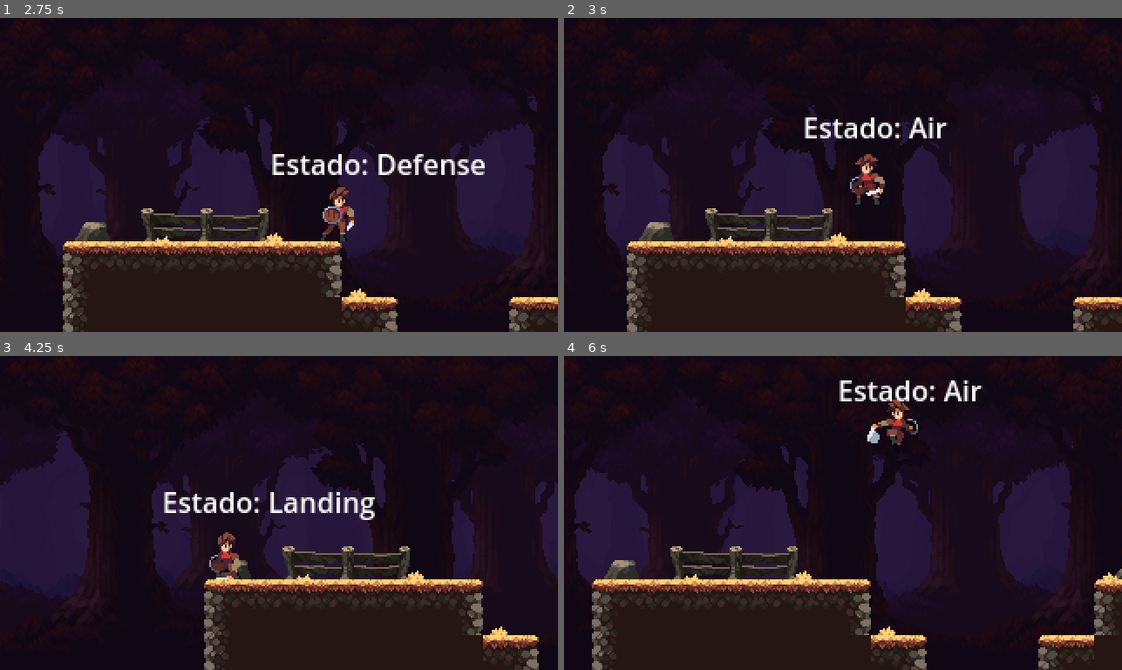
Above: before the commit, frames 1-4 (two rows, left to right).
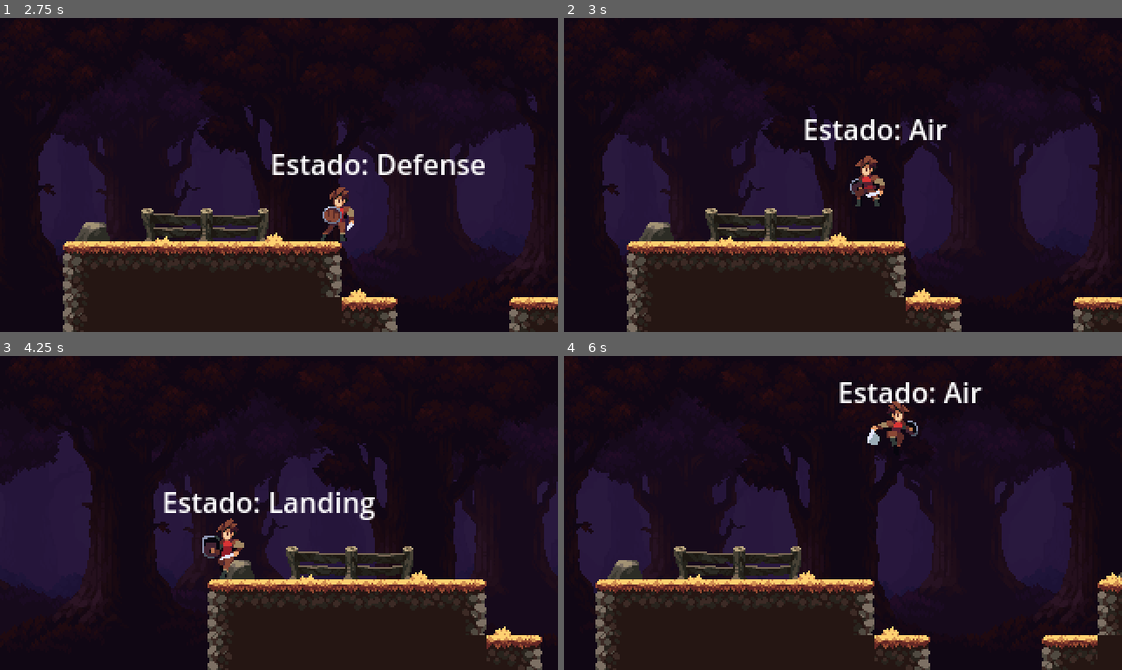
Above: after the commit, the same moments.

Repository: GabrielLuizNasci/DawnForest--Godot4
Game: Godot game, scene res://scenes/management/level.tscn
Same seed, same stepped clock (60 frames per second), same inputs: the game is played once before the commit and once after it. This scene is started directly instead of the project's main scene.
Inputs:
- Up to frame 1 (2.75 s): hold S (agachamento) 0.53-1.28 s; hold Right (direita) 0.53-2.03 s; tap W (salto) at 0.77, 1.07, 1.52, 1.82, 2.3 s; tap Z (ataque) at 0.8, 1.35 s; tap X (defesa) at 1.55 s; hold A (esquerda) from 2.03 s (still down); hold X (defesa) from 2.03 s (still down)
- Up to frame 2 (3 s): keep holding A (esquerda); tap Enter at 2.75 s; release X (defesa) at 2.78 s; tap W (salto) at 2.85 s
- Up to frame 3 (4.25 s): keep holding A (esquerda); tap W (salto) at 3.02, 3.32, 3.77, 4.07 s; tap S (agachamento) at 3.05 s; hold S (agachamento) from 3.53 s (still down); tap Z (ataque) at 3.8 s
- Up to frame 4 (6 s): release A (esquerda) at 4.28 s; release S (agachamento) at 4.28 s; hold Right (direita) from 4.28 s (still down); tap Z (ataque) at 4.35 s; tap W (salto) at 4.52, 4.82, 5.3 s; tap X (defesa) at 4.55 s; hold X (defesa) 5.03-5.78 s; tap S (agachamento) at 5.85 s

Frame 1 is identical in both runs. In frame 2, 1.0% of the frame differs, in the area x 43-69%, y 31-60%; in frame 3, 4.9%; in frame 4, 6.0%, in the area x 1-100%, y 2-100%.

Commit message:
Estado de Agachar implementado

Diff:
--- a/scenes/jogador/personagem.tscn
+++ b/scenes/jogador/personagem.tscn
@@ -10,10 +10,11 @@
 [ext_resource type="Script" path="res://scripts/player/attackState.gd" id="7_tt3ds"]
 [ext_resource type="Script" path="res://scripts/player/defenseState.gd" id="8_bggjg"]
 [ext_resource type="Script" path="res://scripts/player/espada.gd" id="9_1yuin"]
+[ext_resource type="Script" path="res://scripts/player/crouchState.gd" id="9_n8xtv"]
 [ext_resource type="Script" path="res://scripts/player/escudo.gd" id="11_6ms8o"]
 
 [sub_resource type="RectangleShape2D" id="RectangleShape2D_mae5k"]
-size = Vector2(17, 32)
+size = Vector2(17, 25)
 
 [sub_resource type="RectangleShape2D" id="RectangleShape2D_tbcjj"]
 size = Vector2(18, 32)
@@ -115,6 +116,130 @@
 "transitions": PackedFloat32Array(1),
 "update": 1,
 "values": [true]
+}
+tracks/8/type = "value"
+tracks/8/imported = false
+tracks/8/enabled = true
+tracks/8/path = NodePath("CollisionShape2D:shape:size")
+tracks/8/interp = 1
+tracks/8/loop_wrap = true
+tracks/8/keys = {
+"times": PackedFloat32Array(0),
+"transitions": PackedFloat32Array(1),
+"update": 0,
+"values": [Vector2(17, 25)]
+}
+tracks/9/type = "value"
+tracks/9/imported = false
+tracks/9/enabled = true
+tracks/9/path = NodePath("CollisionShape2D:position")
+tracks/9/interp = 1
+tracks/9/loop_wrap = true
+tracks/9/keys = {
+"times": PackedFloat32Array(0),
+"transitions": PackedFloat32Array(1),
+"update": 0,
+"values": [Vector2(-1, 15)]
+}
+tracks/10/type = "value"
+tracks/10/imported = false
+tracks/10/enabled = true
+tracks/10/path = NodePath("CollisionShape2D:shape")
+tracks/10/interp = 1
+tracks/10/loop_wrap = true
+tracks/10/keys = {
+"times": PackedFloat32Array(0),
+"transitions": PackedFloat32Array(1),
+"update": 1,
+"values": [SubResource("RectangleShape2D_mae5k")]
+}
+
+[sub_resource type="Animation" id="Animation_h33qf"]
+resource_name = "agachar"
+length = 0.5
+tracks/0/type = "value"
+tracks/0/imported = false
+tracks/0/enabled = true
+tracks/0/path = NodePath("Sprite2D:texture")
+tracks/0/interp = 1
+tracks/0/loop_wrap = true
+tracks/0/keys = {
+"times": PackedFloat32Array(),
+"transitions": PackedFloat32Array(),
+"update": 1,
+"values": []
+}
+tracks/1/type = "value"
+tracks/1/imported = false
+tracks/1/enabled = true
+tracks/1/path = NodePath("Sprite2D:hframes")
+tracks/1/interp = 1
+tracks/1/loop_wrap = true
+tracks/1/keys = {
+"times": PackedFloat32Array(),
+"transitions": PackedFloat32Array(),
+"update": 1,
+"values": []
+}
+tracks/2/type = "value"
+tracks/2/imported = false
+tracks/2/enabled = true
+tracks/2/path = NodePath("Sprite2D:vframes")
+tracks/2/interp = 1
+tracks/2/loop_wrap = true
+tracks/2/keys = {
+"times": PackedFloat32Array(),
+"transitions": PackedFloat32Array(),
+"update": 1,
+"values": []
+}
+tracks/3/type = "value"
+tracks/3/imported = false
+tracks/3/enabled = true
+tracks/3/path = NodePath("Sprite2D:frame")
+tracks/3/interp = 1
+tracks/3/loop_wrap = true
+tracks/3/keys = {
+"times": PackedFloat32Array(0, 0.0333333, 0.0666667),
+"transitions": PackedFloat32Array(1, 1, 1),
+"update": 1,
+"values": [72, 73, 74]
+}
+tracks/4/type = "value"
+tracks/4/imported = false
+tracks/4/enabled = true
+tracks/4/path = NodePath("CollisionShape2D:shape")
+tracks/4/interp = 1
+tracks/4/loop_wrap = true
+tracks/4/keys = {
+"times": PackedFloat32Array(),
+"transitions": PackedFloat32Array(),
+"update": 1,
+"values": []
+}
+tracks/5/type = "value"
+tracks/5/imported = false
+tracks/5/enabled = true
+tracks/5/path = NodePath("CollisionShape2D:shape:size")
+tracks/5/interp = 1
+tracks/5/loop_wrap = true
+tracks/5/keys = {
+"times": PackedFloat32Array(0),
+"transitions": PackedFloat32Array(1),
+"update": 0,
+"values": [Vector2(17, 25)]
+}
+tracks/6/type = "value"
+tracks/6/imported = false
+tracks/6/enabled = true
+tracks/6/path = NodePath("CollisionShape2D:position")
+tracks/6/interp = 1
+tracks/6/loop_wrap = true
+tracks/6/keys = {
+"times": PackedFloat32Array(0),
+"transitions": PackedFloat32Array(1),
+"update": 0,
+"values": [Vector2(-1, 15)]
 }
 
 [sub_resource type="RectangleShape2D" id="RectangleShape2D_hv2tn"]
@@ -219,6 +344,30 @@
 "update": 1,
 "values": [true, false, true]
 }
+tracks/8/type = "value"
+tracks/8/imported = false
+tracks/8/enabled = true
+tracks/8/path = NodePath("CollisionShape2D:shape:size")
+tracks/8/interp = 1
+tracks/8/loop_wrap = true
+tracks/8/keys = {
+"times": PackedFloat32Array(0),
+"transitions": PackedFloat32Array(1),
+"update": 0,
+"values": [Vector2(17, 31.5)]
+}
+tracks/9/type = "value"
+tracks/9/imported = false
+tracks/9/enabled = true
+tracks/9/path = NodePath("CollisionShape2D:position")
+tracks/9/interp = 1
+tracks/9/loop_wrap = true
+tracks/9/keys = {
+"times": PackedFloat32Array(0),
+"transitions": PackedFloat32Array(1),
+"update": 0,
+"values": [Vector2(-1, 12)]
+}
 
 [sub_resource type="Animation" id="Animation_ac1rq"]
 resource_name = "ataque2"
@@ -318,6 +467,30 @@
 "transitions": PackedFloat32Array(1, 1, 1),
 "update": 1,
 "values": [true, false, true]
+}
+tracks/8/type = "value"
+tracks/8/imported = false
+tracks/8/enabled = true
+tracks/8/path = NodePath("CollisionShape2D:shape:size")
+tracks/8/interp = 1
+tracks/8/loop_wrap = true
+tracks/8/keys = {
+"times": PackedFloat32Array(0),
+"transitions": PackedFloat32Array(1),
+"update": 0,
+"values": [Vector2(17, 31.5)]
+}
+tracks/9/type = "value"
+tracks/9/imported = false
+tracks/9/enabled = true
+tracks/9/path = NodePath("CollisionShape2D:position")
+tracks/9/interp = 1
+tracks/9/loop_wrap = true
+tracks/9/keys = {
+"times": PackedFloat32Array(0),
+"transitions": PackedFloat32Array(1),
+"update": 0,
+"values": [Vector2(-1, 12)]
 }
 
 [sub_resource type="Animation" id="Animation_yry6m"]
@@ -372,6 +545,30 @@
 "update": 1,
 "values": [37, 38, 39]
 }
+tracks/4/type = "value"
+tracks/4/imported = false
+tracks/4/enabled = true
+tracks/4/path = NodePath("CollisionShape2D:shape:size")
+tracks/4/interp = 1
+tracks/4/loop_wrap = true
+tracks/4/keys = {
+"times": PackedFloat32Array(0),
+"transitions": PackedFloat32Array(1),
+"update": 0,
+"values": [Vector2(17, 31.5)]
+}
+tracks/5/type = "value"
+tracks/5/imported = false
+tracks/5/enabled = true
+tracks/5/path = NodePath("CollisionShape2D:position")
+tracks/5/interp = 1
+tracks/5/loop_wrap = true
+tracks/5/keys = {
+"times": PackedFloat32Array(0),
+"transitions": PackedFloat32Array(1),
+"update": 0,
+"values": [Vector2(-1, 12)]
+}
 
 [sub_resource type="Animation" id="Animation_li6ul"]
 resource_name = "corrida"
@@ -425,6 +622,30 @@
 "update": 1,
 "values": [16, 17, 18, 19, 20, 21, 22, 23, 16, 17, 18, 19]
 }
+tracks/4/type = "value"
+tracks/4/imported = false
+tracks/4/enabled = true
+tracks/4/path = NodePath("CollisionShape2D:shape:size")
+tracks/4/interp = 1
+tracks/4/loop_wrap = true
+tracks/4/keys = {
+"times": PackedFloat32Array(0),
+"transitions": PackedFloat32Array(1),
+"update": 0,
+"values": [Vector2(17, 31.5)]
+}
+tracks/5/type = "value"
+tracks/5/imported = false
+tracks/5/enabled = true
+tracks/5/path = NodePath("CollisionShape2D:position")
+tracks/5/interp = 1
+tracks/5/loop_wrap = true
+tracks/5/keys = {
+"times": PackedFloat32Array(0),
+"transitions": PackedFloat32Array(1),
+"update": 0,
+"values": [Vector2(-1, 12)]
+}
 
 [sub_resource type="Animation" id="Animation_cok5f"]
 resource_name = "defesa"
@@ -512,6 +733,30 @@
 "update": 1,
 "values": [true, false]
 }
+tracks/7/type = "value"
+tracks/7/imported = false
+tracks/7/enabled = true
+tracks/7/path = NodePath("CollisionShape2D:shape:size")
+tracks/7/interp = 1
+tracks/7/loop_wrap = true
+tracks/7/keys = {
+"times": PackedFloat32Array(0),
+"transitions": PackedFloat32Array(1),
+"update": 0,
+"values": [Vector2(17, 31.5)]
+}
+tracks/8/type = "value"
+tracks/8/imported = false
+tracks/8/enabled = true
+tracks/8/path = NodePath("CollisionShape2D:position")
+tracks/8/interp = 1
+tracks/8/loop_wrap = true
+tracks/8/keys = {
+"times": PackedFloat32Array(0),
+"transitions": PackedFloat32Array(1),
+"update": 0,
+"values": [Vector2(-3, 12)]
+}
 
 [sub_resource type="Animation" id="Animation_24xje"]
 resource_name = "idle"
@@ -563,6 +808,30 @@
 "transitions": PackedFloat32Array(1, 1, 1, 1, 1, 1),
 "update": 1,
 "values": [0, 1, 2, 3, 4, 5]
+}
+tracks/4/type = "value"
+tracks/4/imported = false
+tracks/4/enabled = true
+tracks/4/path = NodePath("CollisionShape2D:shape:size")
+tracks/4/interp = 1
+tracks/4/loop_wrap = true
+tracks/4/keys = {
+"times": PackedFloat32Array(0),
+"transitions": PackedFloat32Array(1),
+"update": 0,
+"values": [Vector2(17, 31)]
+}
+tracks/5/type = "value"
+tracks/5/imported = false
+tracks/5/enabled = true
+tracks/5/path = NodePath("CollisionShape2D:position")
+tracks/5/interp = 1
+tracks/5/loop_wrap = true
+tracks/5/keys = {
+"times": PackedFloat32Array(0),
+"transitions": PackedFloat32Array(1),
+"update": 0,
+"values": [Vector2(-1, 12.5)]
 }
 
 [sub_resource type="Animation" id="Animation_qddwy"]
@@ -617,6 +886,30 @@
 "update": 1,
 "values": [32, 33, 34, 35, 36]
 }
+tracks/4/type = "value"
+tracks/4/imported = false
+tracks/4/enabled = true
+tracks/4/path = NodePath("CollisionShape2D:shape:size")
+tracks/4/interp = 1
+tracks/4/loop_wrap = true
+tracks/4/keys = {
+"times": PackedFloat32Array(0),
+"transitions": PackedFloat32Array(1),
+"update": 0,
+"values": [Vector2(17, 31)]
+}
+tracks/5/type = "value"
+tracks/5/imported = false
+tracks/5/enabled = true
+tracks/5/path = NodePath("CollisionShape2D:position")
+tracks/5/interp = 1
+tracks/5/loop_wrap = true
+tracks/5/keys = {
+"times": PackedFloat32Array(0),
+"transitions": PackedFloat32Array(1),
+"update": 0,
+"values": [Vector2(-1, 5)]
+}
 
 [sub_resource type="Animation" id="Animation_duxq5"]
 resource_name = "salto"
@@ -670,6 +963,30 @@
 "update": 1,
 "values": [24, 25, 26, 27, 28, 29, 30, 31]
 }
+tracks/4/type = "value"
+tracks/4/imported = false
+tracks/4/enabled = true
+tracks/4/path = NodePath("CollisionShape2D:shape:size")
+tracks/4/interp = 1
+tracks/4/loop_wrap = true
+tracks/4/keys = {
+"times": PackedFloat32Array(0, 0.25),
+"transitions": PackedFloat32Array(1, 1),
+"update": 0,
+"values": [Vector2(17, 25.5), Vector2(17, 31)]
+}
+tracks/5/type = "value"
+tracks/5/imported = false
+tracks/5/enabled = true
+tracks/5/path = NodePath("CollisionShape2D:position")
+tracks/5/interp = 1
+tracks/5/loop_wrap = true
+tracks/5/keys = {
+"times": PackedFloat32Array(0, 0.25),
+"transitions": PackedFloat32Array(1, 1),
+"update": 0,
+"values": [Vector2(-2, 12), Vector2(0, 9)]
+}
 
 [sub_resource type="Animation" id="Animation_nghqf"]
 resource_name = "salto_duplo"
@@ -723,10 +1040,35 @@
 "update": 1,
 "values": [25, 26, 27, 28, 29, 30, 31, 32]
 }
+tracks/4/type = "value"
+tracks/4/imported = false
+tracks/4/enabled = true
+tracks/4/path = NodePath("CollisionShape2D:shape:size")
+tracks/4/interp = 1
+tracks/4/loop_wrap = true
+tracks/4/keys = {
+"times": PackedFloat32Array(0, 0.625),
+"transitions": PackedFloat32Array(1, 1),
+"update": 0,
+"values": [Vector2(17, 30.5), Vector2(17, 27)]
+}
+tracks/5/type = "value"
+tracks/5/imported = false
+tracks/5/enabled = true
+tracks/5/path = NodePath("CollisionShape2D:position")
+tracks/5/interp = 1
+tracks/5/loop_wrap = true
+tracks/5/keys = {
+"times": PackedFloat32Array(0, 0.625),
+"transitions": PackedFloat32Array(1, 1),
+"update": 0,
+"values": [Vector2(-2, 12.25), Vector2(-2, 6.5)]
+}
 
 [sub_resource type="AnimationLibrary" id="AnimationLibrary_6v6mg"]
 _data = {
 "RESET": SubResource("Animation_vkym1"),
+"agachar": SubResource("Animation_h33qf"),
 "ataque1": SubResource("Animation_nyvg2"),
 "ataque2": SubResource("Animation_ac1rq"),
 "aterrissar": SubResource("Animation_yry6m"),
@@ -738,6 +1080,9 @@
 "salto_duplo": SubResource("Animation_nghqf")
 }
 
+[sub_resource type="AnimationNodeAnimation" id="AnimationNodeAnimation_be6h1"]
+animation = &"agachar"
+
 [sub_resource type="AnimationNodeAnimation" id="AnimationNodeAnimation_x2j7i"]
 animation = &"ataque1"
 
@@ -807,34 +1152,42 @@
 
 [sub_resource type="AnimationNodeStateMachineTransition" id="AnimationNodeStateMachineTransition_03eim"]
 
+[sub_resource type="AnimationNodeStateMachineTransition" id="AnimationNodeStateMachineTransition_5hh04"]
+
+[sub_resource type="AnimationNodeStateMachineTransition" id="AnimationNodeStateMachineTransition_q812w"]
+
+[sub_resource type="AnimationNodeStateMachineTransition" id="AnimationNodeStateMachineTransition_mwodf"]
+
 [sub_resource type="AnimationNodeStateMachine" id="AnimationNodeStateMachine_73avw"]
 states/End/position = Vector2(742, 114)
-states/Start/position = Vector2(198, 114)
+states/Start/position = Vector2(89, 164)
+states/agachar/node = SubResource("AnimationNodeAnimation_be6h1")
+states/agachar/position = Vector2(460, 164)
 states/ataque1/node = SubResource("AnimationNodeAnimation_x2j7i")
-states/ataque1/position = Vector2(448, 228.926)
+states/ataque1/position = Vector2(448, 260.926)
 states/ataque2/node = SubResource("AnimationNodeAnimation_1gpqt")
-states/ataque2/position = Vector2(581, 228.926)
+states/ataque2/position = Vector2(582, 260.926)
 states/aterrissar/node = SubResource("AnimationNodeAnimation_jb2ew")
-states/aterrissar/position = Vector2(547, 114)
+states/aterrissar/position = Vector2(541, 98)
 states/defesa/node = SubResource("AnimationNodeAnimation_xuxhb")
-states/defesa/position = Vector2(320, 228.926)
+states/defesa/position = Vector2(299, 260.926)
 states/mover/node = SubResource("AnimationNodeBlendSpace1D_i2icx")
-states/mover/position = Vector2(342, 114)
+states/mover/position = Vector2(249, 164)
 states/queda/node = SubResource("AnimationNodeAnimation_vf1mm")
-states/queda/position = Vector2(533, 32)
+states/queda/position = Vector2(541, 8)
 states/salto/node = SubResource("AnimationNodeAnimation_mrqbw")
 states/salto/position = Vector2(358, -3)
 states/salto_duplo/node = SubResource("AnimationNodeAnimation_3y52r")
 states/salto_duplo/position = Vector2(473, -65.8402)
-transitions = ["Start", "mover", SubResource("AnimationNodeS …(935 unchanged characters)… mationNodeStateMachineTransition_03eim")]
-graph_offset = Vector2(0, 15.0268)
+transitions = ["Start", "mover", SubResource("AnimationNodeS …(935 unchanged characters)… mationNodeStateMachineTransition_03eim"), "mover", "agachar", SubResource("AnimationNodeStateMachineTransition_5hh04"), "agachar", "mover", SubResource("AnimationNodeStateMachineTransition_q812w"), "agachar", "salto", SubResource("AnimationNodeStateMachineTransition_mwodf")]
+graph_offset = Vector2(0, 31.6498)
 
 [node name="CharacterBody2D" type="CharacterBody2D"]
 script = ExtResource("1_akeik")
 player_gravity = 350
 
 [node name="CollisionShape2D" type="CollisionShape2D" parent="."]
-position = Vector2(-1.5, 12)
+position = Vector2(-1, 15)
 shape = SubResource("RectangleShape2D_mae5k")
 
 [node name="Camera2D" type="Camera2D" parent="."]
@@ -870,11 +1223,12 @@
 animation_tree = NodePath("../AnimationTree")
 current_state = NodePath("Ground")
 
-[node name="Ground" type="Node" parent="CharacterStateMachine" node_paths=PackedStringArray("air_state", "attack_state", "defense_state")]
+[node name="Ground" type="Node" parent="CharacterStateMachine" node_paths=PackedStringArray("air_state", "attack_state", "defense_state", "crouch_state")]
 script = ExtResource("4_fgeto")
 air_state = NodePath("../Air")
 attack_state = NodePath("../Attack")
 defense_state = NodePath("../Defense")
+crouch_state = NodePath("../Crouch")
 
 [node name="Air" type="Node" parent="CharacterStateMachine" node_paths=PackedStringArray("landing_state")]
 script = ExtResource("5_elrs5")
@@ -893,9 +1247,16 @@
 wait_time = 0.3
 one_shot = true
 
-[node name="Defense" type="Node" parent="CharacterStateMachine" node_paths=PackedStringArray("return_state")]
+[node name="Defense" type="Node" parent="CharacterStateMachine" node_paths=PackedStringArray("return_state", "attack_state")]
 script = ExtResource("8_bggjg")
 return_state = NodePath("../Ground")
+attack_state = NodePath("../Attack")
+can_move = false
+
+[node name="Crouch" type="Node" parent="CharacterStateMachine" node_paths=PackedStringArray("return_state", "air_state")]
+script = ExtResource("9_n8xtv")
+return_state = NodePath("../Ground")
+air_state = NodePath("../Air")
 can_move = false
 
 [node name="NomeEstados" type="Label" parent="." node_paths=PackedStringArray("state_machine")]
--- /dev/null
+++ b/scripts/player/crouchState.gd
@@ -0,0 +1,30 @@
+extends State
+
+class_name CrouchState
+
+@export var jump_speed = -180.0
+
+@export var return_state: State
+@export var air_state: State
+
+@export var animacao_agachar: String = "agachar"
+@export var animacao_retorno: String = "mover"
+@export var animacao_salto: String = "salto"
+
+func _ready():
+	pass # Replace with function body.
+
+# Called every frame. 'delta' is the elapsed time since the previous frame.
+func _process(delta):
+	pass
+
+func state_input(event: InputEvent):
+	if(event.is_action_pressed("agachamento")):
+		playback.travel(animacao_agachar)
+	elif(event.is_action_pressed("salto")):
+		character.velocity.y = jump_speed
+		next_state = air_state
+		playback.travel(animacao_salto)
+	elif(event.is_action_released("agachamento")):
+		next_state = return_state
+		playback.travel(animacao_retorno)
--- a/scripts/player/defenseState.gd
+++ b/scripts/player/defenseState.gd
@@ -3,8 +3,11 @@
 class_name DefenseState
 
 @export var return_state: State
+@export var attack_state: State
+
 @export var animacao_retorno: String = "mover"
 @export var animacao_defesa: String = "defesa"
+@export var animacao_ataque: String = "ataque1"
 
 
 # Called when the node enters the scene tree for the first time.
@@ -19,6 +22,9 @@
 func state_input(event: InputEvent):
 	if(event.is_action_pressed("defesa")):
 		playback.travel(animacao_defesa)
+	elif(event.is_action_pressed("ataque")):
+		next_state = attack_state
+		playback.travel(animacao_ataque)
 	elif(event.is_action_released("defesa")):
 		next_state = return_state
 		playback.travel(animacao_retorno)
--- a/scripts/player/groundState.gd
+++ b/scripts/player/groundState.gd
@@ -8,11 +8,13 @@
 @export var air_state: State
 @export var attack_state: State
 @export var defense_state: State
+@export var crouch_state: State
 
 #Animações
 @export var animacao_salto: String = "salto"
 @export var animacao_ataque: String = "ataque1"
 @export var animacao_defesa: String = "defesa"
+@export var animacao_agachar: String = "agachar"
 
 var jump_cont: int = 0
 
@@ -27,6 +29,8 @@
 		ataque()
 	if(event.is_action_pressed("defesa")):
 		defesa()
+	if(event.is_action_pressed("agachamento")):
+		agachar()
 
 func salto():
 	character.velocity.y = jump_speed
@@ -40,3 +44,7 @@
 func defesa():
 	next_state = defense_state
 	playback.travel(animacao_defesa)
+
+func agachar():
+	next_state = crouch_state
+	playback.travel(animacao_agachar)
--- a/scripts/player/personagem.gd
+++ b/scripts/player/personagem.gd
@@ -34,8 +34,6 @@
 	direcao_input = Input.get_vector("esquerda","direita","salto","agachamento")
 
 	if(direcao_input.length() > 0):
-		if (direcao_input.y == 1):
-			$AnimatedSprixte2D.play("agachar")
 		if (direcao_input.x == 1):
 			sprite.flip_h = false
 			ultima_direcao_horizontal = 1
Not shown: 1 places in scenes/jogador/personagem.tscn that only renumber resources
